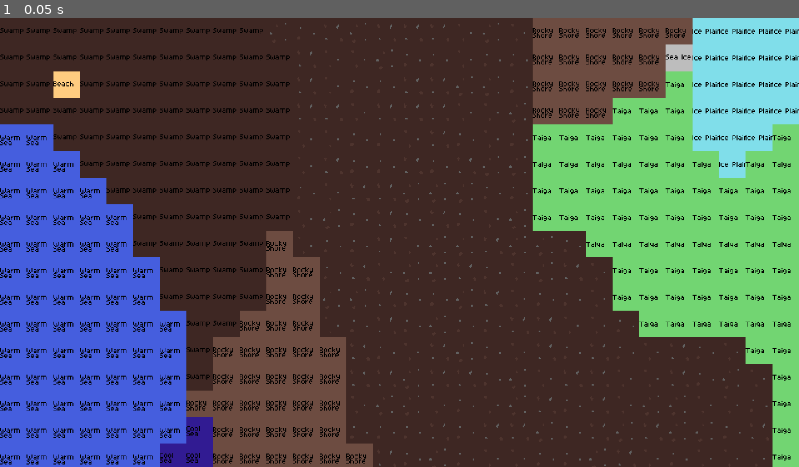
Above: before the commit, frame 1.
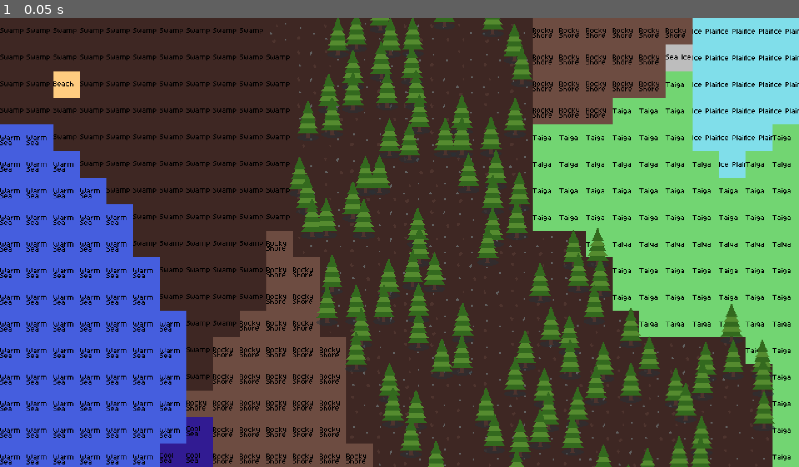
Above: after the commit, the same moment.

Repository: Techyguy1234/DigiTD
Game: Godot game, scene res://world.tscn
Same seed, same stepped clock (60 frames per second), same inputs: the game is played once before the commit and once after it.
Inputs:
- Up to frame 1 (0.05 s): no input

The runs differ from the first frame. In frame 1, 9.9% of the frame differs, in the area x 36-97%, y 0-100%.

Commit message:
Add pine tree sprites and generation logic
Added new pine tree sprite assets and a scene for pine trees. Implemented `generate_spritemap` in generation.gd to place pine trees in pine forest biomes. Updated world.gd to instantiate pine trees at generated positions. Removed unused Grass 1 tileset.

Diff:
--- /dev/null
+++ b/SpriteScenes/pine.tscn
@@ -0,0 +1,6 @@
+[gd_scene load_steps=2 format=3 uid="uid://10pnsecc3dve"]
+
+[ext_resource type="Texture2D" uid="uid://bfcnvatbqfwog" path="res://Ase/Sprites/Pine.png" id="1_gwq2v"]
+
+[node name="Pine" type="Sprite2D"]
+texture = ExtResource("1_gwq2v")
--- a/generation.gd
+++ b/generation.gd
@@ -113,3 +113,15 @@
 			elif (currentTemp == 4 and 4 >= currentHeight && currentHeight >= 3) or (currentTemp >= 5 and currentHeight >= 3):
 				biomeMap[x][y] = "sulphur"
 	return biomeMap
+
+func generate_spritemap(biomeMap:Array):
+	var spriteMap = []
+
+	#generate pine trees
+	spriteMap.append([])
+	for x in biomeMap.size():
+		for y in biomeMap[x].size():
+			if biomeMap[x][y] == "pine forest" and randi_range(0,1) == 1:
+				spriteMap[0].append(Vector2i(x,y))
+
+	return spriteMap
--- a/world.gd
+++ b/world.gd
@@ -56,3 +56,10 @@
 			elif tMap[x][y] == "sulphur":
 				$".".set_cell(Vector2i(x,y),0,Vector2i(0,22))
 	print("tileset took" + str(Time.get_ticks_msec()/1000))
+
+	var spriteMap = $Generation.generate_spritemap(tMap)
+	var loadedTree = load("res://SpriteScenes/pine.tscn")
+	for i in spriteMap[0].size():
+		var newTree = loadedTree.instantiate()
+		newTree.position = ((spriteMap[0][i]) * 32) + Vector2i(16,-16) + Vector2i(randi_range(-8,8),randi_range(-8,8))
+		add_child(newTree)
--- a/world.tscn
+++ b/world.tscn
@@ -64,3 +64,5 @@
 
 [node name="Generation" type="Node" parent="."]
 script = ExtResource("3_036b0")
+
+[node name="Trees" type="Node" parent="."]
Binary file added: Ase/Sprites/Pine.png
Not shown, added: Ase/Sprites/Pine.png.import
Binary file added: Ase/Sprites/Trees.aseprite
Binary file removed: Ase/Tileset/Grass 1.aseprite
